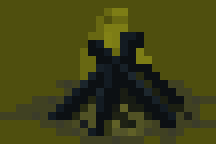
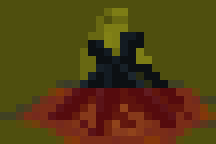
Layered file, before and after one edit (216x144). Changes by layer:
showed group "Areas" (2 layers) over [16, 88, 216, 144]
painted on "Collider" over [16, 120, 216, 144]
